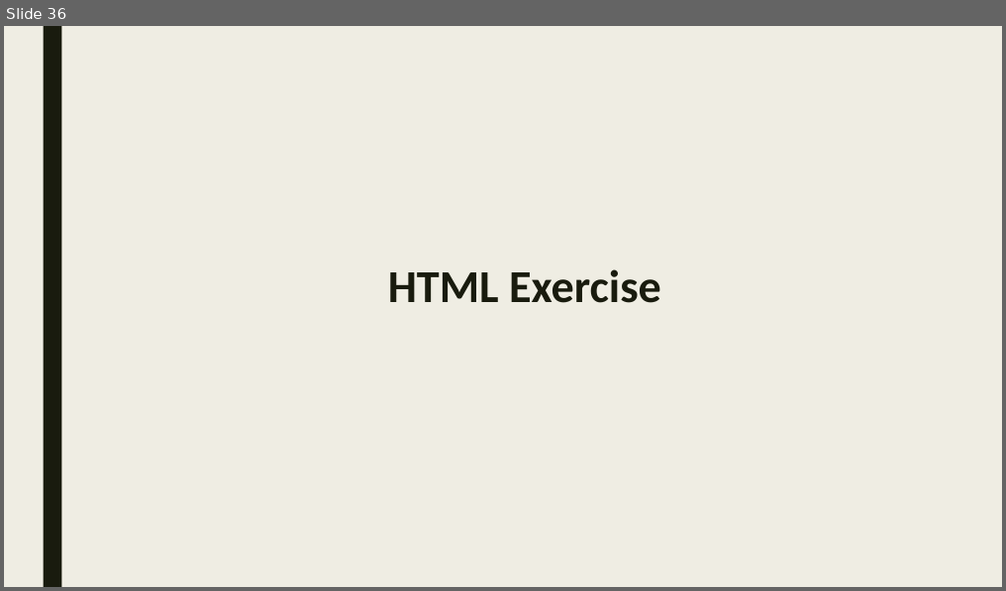
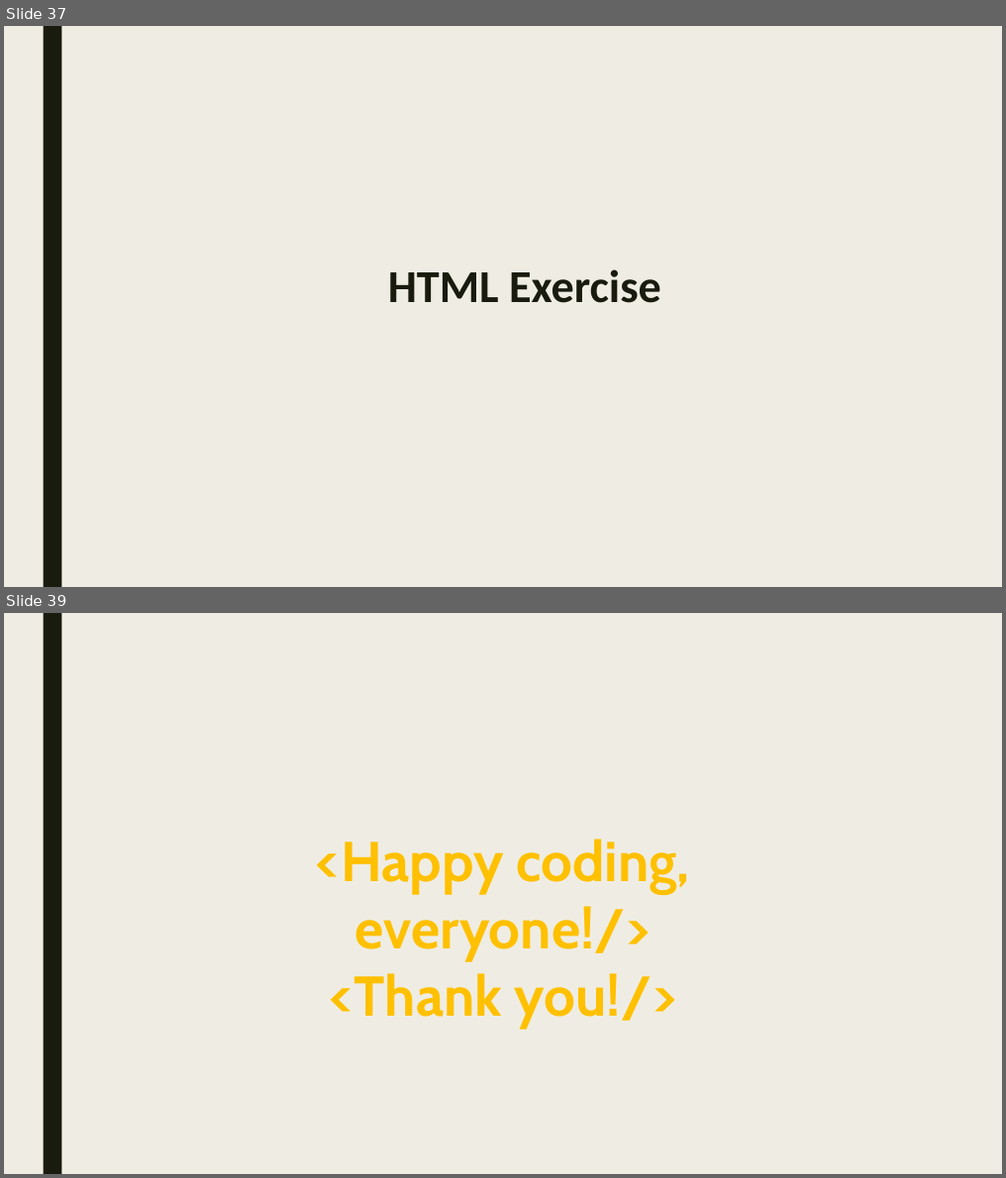
Before and after one commit to sayyidkhan/web_intro_2022, a slide deck: 1_HTML.pptx. Shown one above the other, each under a label of ours: slide 36 before the commit, slides 37 and 39 after it; the slides between them are not shown. The pictures are 1006x591 and 1006x1178 pixels, drawn with LibreOffice and Linux fonts; fonts in the diff are those of the drawing. Boxes give left, top, right and bottom in pixels: in the first picture for what was removed or moved away, otherwise in the second. Text is boxed around its words. In the diff, an @@ line names an element or a change of style, - is before the commit and + after.

```diff
--- a/1_HTML.pptx
+++ b/1_HTML.pptx
@@ slide 39 added at (x1=4, y1=613, x2=1002, y2=1174), background #EFEDE3; not listed: 1 template element that a slide beside it also shows @@
@@ text added at (x1=316, y1=839, x2=690, y2=1029), 54 pt, text #FFC000, bold @@
+<Happy coding, everyone!/>
+<Thank you!/>
@@ what was slide 36 is now slide 37 @@
```
Also in this commit, not shown: 1 slide changed, 1 other slide added, 6 other files.
